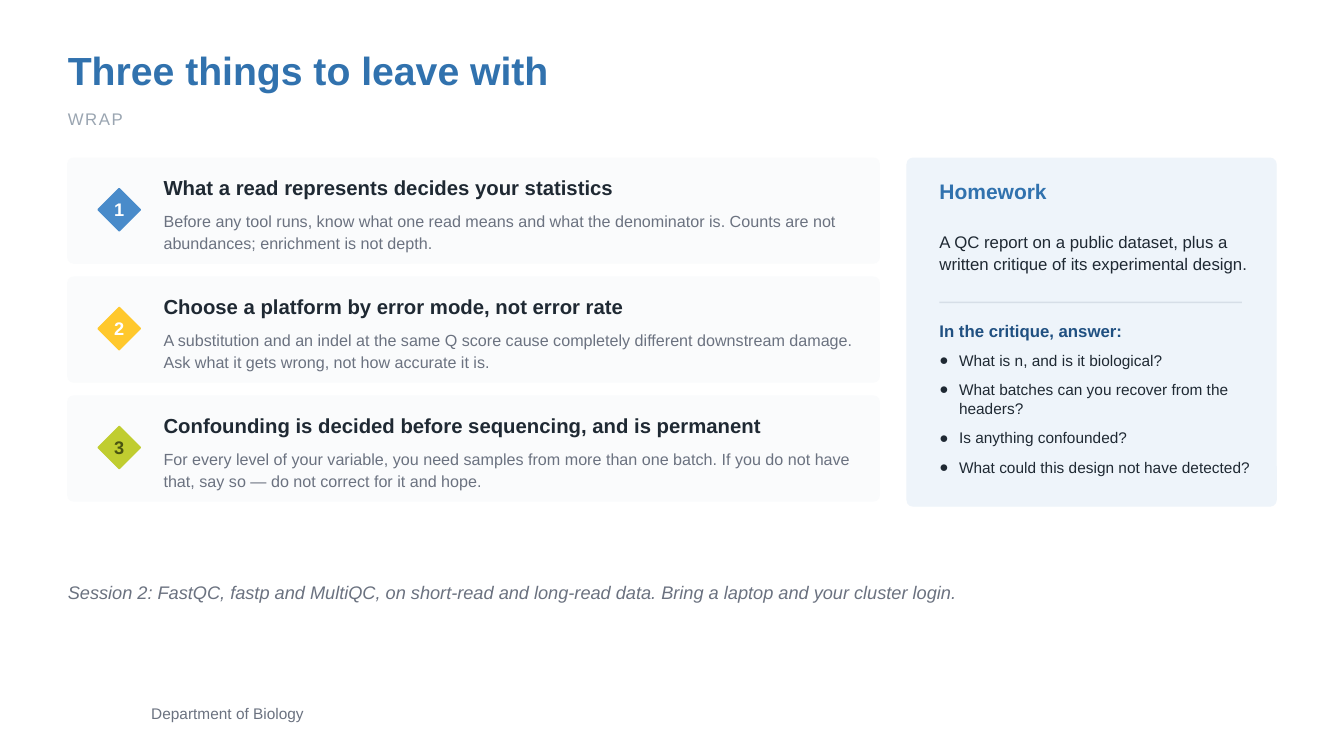
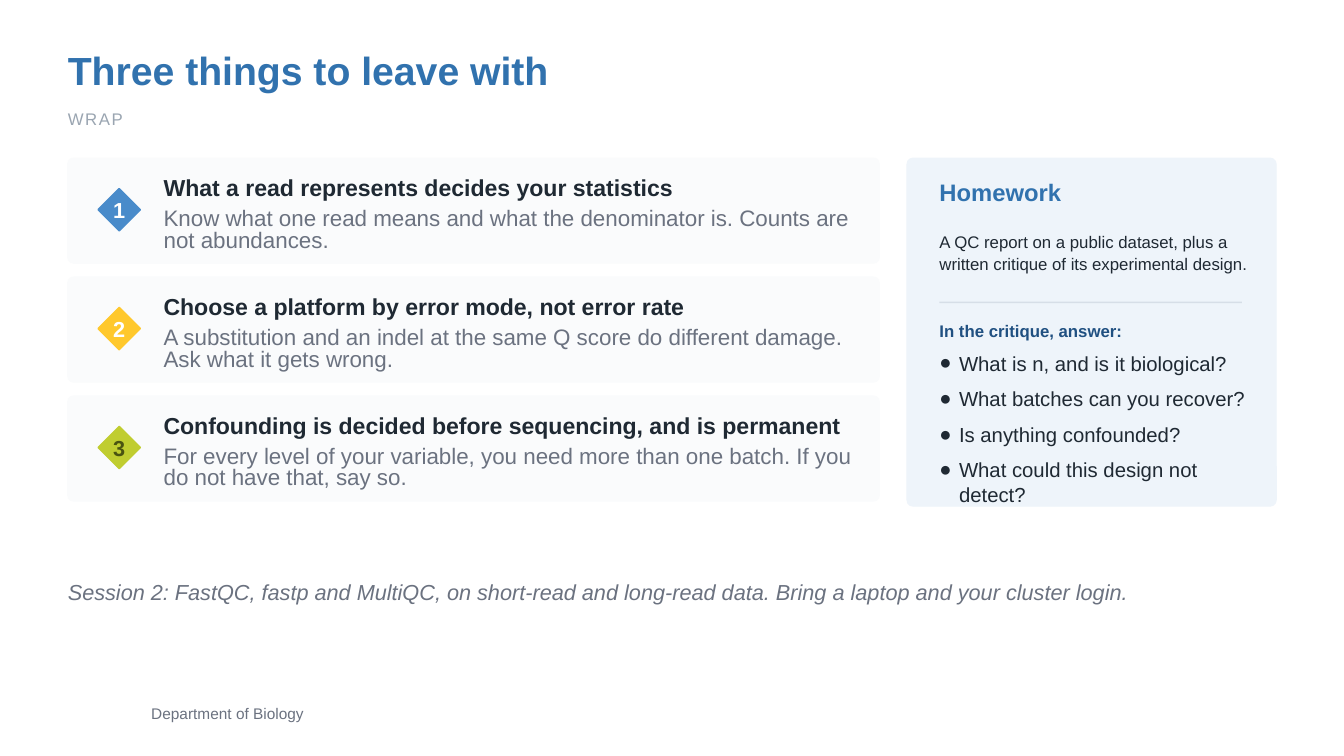
Before and after one commit to zhan4429/TuftsAppliedBioinfo, a slide deck: slide 20 of slides/week-02/Week02_Session1_Sequencing_Design_QC.pptx. Drawn at 1344x756 pixels with LibreOffice and Linux fonts; fonts in the diff are those of the drawing; background and template pictures are left out. Boxes give left, top, right and bottom in pixels: in the first picture for what was removed or moved away, otherwise in the second. Text is boxed around its words. In the diff, an @@ line names an element or a change of style, - is before the commit and + after.

```diff
--- a/slides/week-02/Week02_Session1_Sequencing_Design_QC.pptx
+++ b/slides/week-02/Week02_Session1_Sequencing_Design_QC.pptx
@@ text "Homework" at bbox=[939, 183, 1061, 202]: size 15 to 17 pt @@
@@ text at bbox=[164, 210, 848, 248]: text changed; size 11.5 to 16 pt @@
-Before any tool runs, know what one read means and what the denominator is. Counts are not abundances; enrichment is not depth.
+Know what one read means and what the denominator is. Counts are not abundances.
@@ text at bbox=[164, 329, 842, 372]: text changed; size 11.5 to 16 pt @@
-A substitution and an indel at the same Q score cause completely different downstream damage. Ask what it gets wrong, not how accurate it is.
+A substitution and an indel at the same Q score do different damage. Ask what it gets wrong.
@@ text at bbox=[959, 356, 1227, 447]: size 11 to 14.5 pt in "What is n, and is it biological?", "Is anything confounded?" @@
@@ size 14.5 to 16.5 pt in 3 elements at bbox=[164, 179, 673, 201], bbox=[164, 298, 684, 320], bbox=[164, 417, 840, 439] @@
@@ text at bbox=[959, 391, 1245, 410]: text changed; size 11 to 14.5 pt @@
-● What batches can you recover from the headers?
+● What batches can you recover?
@@ text at bbox=[164, 448, 851, 490]: text changed; size 11.5 to 16 pt @@
-For every level of your variable, you need samples from more than one batch. If you do not have that, say so — do not correct for it and hope.
+For every level of your variable, you need more than one batch. If you do not have that, say so.
@@ text at bbox=[959, 462, 1197, 502]: text changed; size 11 to 14.5 pt @@
-● What could this design not have detected?
+● What could this design not detect?
@@ size 13 to 15.5 pt in 4 elements at bbox=[113, 203, 125, 218], bbox=[113, 322, 125, 337], bbox=[113, 441, 125, 456], bbox=[68, 584, 1128, 605] @@
```
Also in this commit, not shown: 19 other slides changed, 2 other files.
